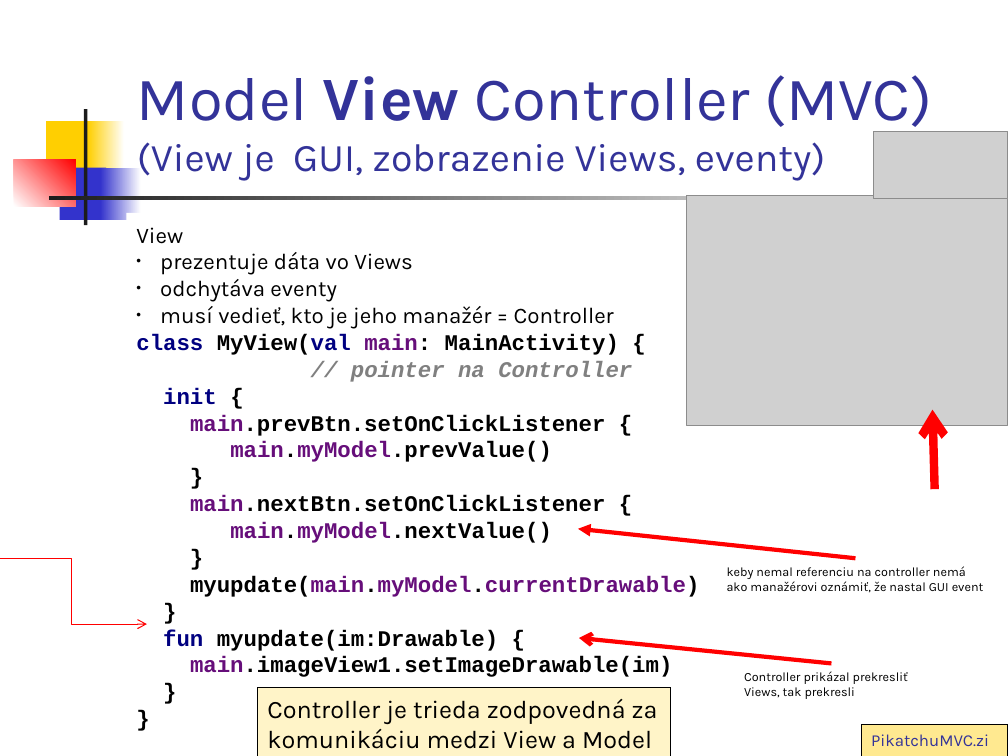
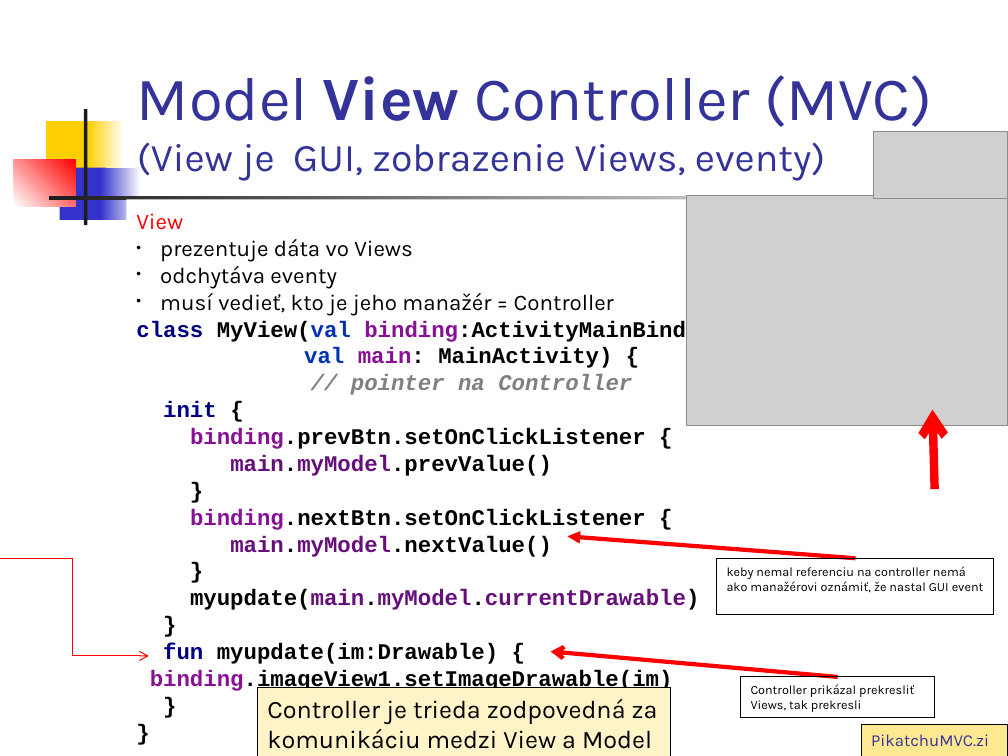
Before and after one commit to vmandro/Prednasky, a slide deck: slide 7 of 07/07_Android.ppt. Drawn at 1008x756 pixels with LibreOffice and Linux fonts; fonts in the diff are those of the drawing; grey boxes stand for pictures. Boxes give left, top, right and bottom in pixels: in the first picture for what was removed or moved away, otherwise in the second. Text is boxed around its words. In the diff, an @@ line names an element or a change of style, - is before the commit and + after.

```diff
--- a/07/07_Android.ppt
+++ b/07/07_Android.ppt
@@ rectangle "View": place and size @@
-rectangle "View" at [136, 227, 700, 677]
+rectangle "View" at [127, 200, 860, 753]
@@ text in rectangle at [136, 213, 183, 230]: text colour #000000 to #FF0000 in "View" @@
@@ text in rectangle at [136, 320, 739, 693]: text changed @@
-class MyView(val main: MainActivity) {
-// pointer na Controller
-init {
-main.prevBtn.setOnClickListener {
-main.myModel.prevValue()
-}
-main.nextBtn.setOnClickListener {
-main.myModel.nextValue()
-}
-myupdate(main.myModel.currentDrawable)
-}
-fun myupdate(im:Drawable) {
-main.imageView1.setImageDrawable(im)
-}
-}
+class MyView(val binding:ActivityMainBinding,
+val main: MainActivity) {
+// pointer na Controller
+init {
+binding.prevBtn.setOnClickListener {
+main.myModel.prevValue()
+}
+binding.nextBtn.setOnClickListener {
+main.myModel.nextValue()
+}
+myupdate(main.myModel.currentDrawable)
+}
+fun myupdate(im:Drawable) {
+binding.imageView1.setImageDrawable(im)
+}
+}
@@ arrow moved from (856, 558) - (578, 529) to (856, 558) - (568, 536) @@
@@ elbow arrow moved from (0, 558) - (147, 624) to (0, 558) - (149, 656) @@
@@ rectangle "keby nemal referenciu na controller ...": place and size @@
-rectangle "keby nemal referenciu na controller ..." at [727, 566, 984, 593]
+rectangle "keby nemal referenciu na controller ..." at [717, 558, 994, 614]
@@ rectangle "keby nemal referenciu na controller ..." at [717, 558, 994, 614]: outline none to #000000 0.74 pt @@
@@ arrow moved from (832, 663) - (579, 638) to (838, 677) - (550, 651) @@
@@ rectangle "Controller prikázal prekresliť Views, tak ..." at [741, 677, 935, 718]: outline none to #000000 0.74 pt @@
@@ rectangle "Controller prikázal prekresliť Views, tak ...": place and size @@
-rectangle "Controller prikázal prekresliť Views, tak ..." at [744, 671, 908, 699]
+rectangle "Controller prikázal prekresliť Views, tak ..." at [741, 677, 935, 718]
```
Also in this commit, not shown: 20 other slides changed, 1 other file.
